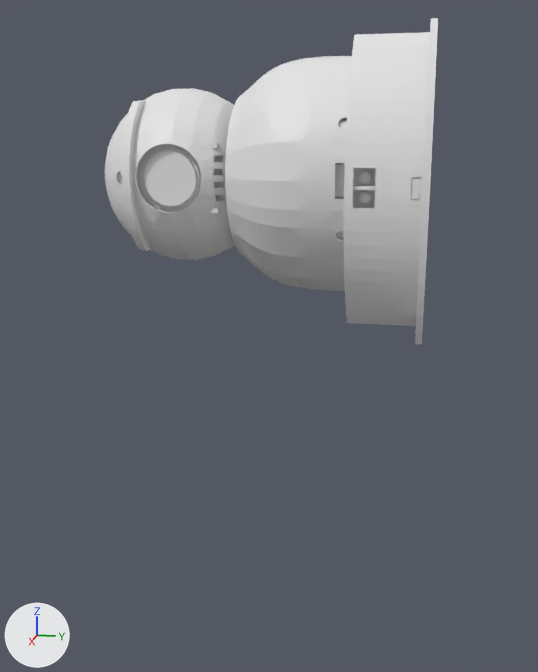
The glTF model site/assets/wisp.gltf as it was, and as the next commit left it.
Camera for both pictures: a camera (50 mm lens) standing at (508.0, -4.0, 16.0) and looking at (35.0, -98.0, -103.0). Arrows for +X, +Y and +Z are at lower left; the lights stay in place. The first picture is the older version. Where no turn or scale is listed for an object, it has been applied to the vertices.

Names of what the first picture shows: 'elec:dock_led_-1', 'elec:dock_led_1', 'elec:dock_mcu', 'elec:dock_usb', 'elec:lcd', 'part:chassis', 'part:dock', 'part:dome', 'part:face_frame', 'part:glow_ring', 'part:mantle' and 3 more.
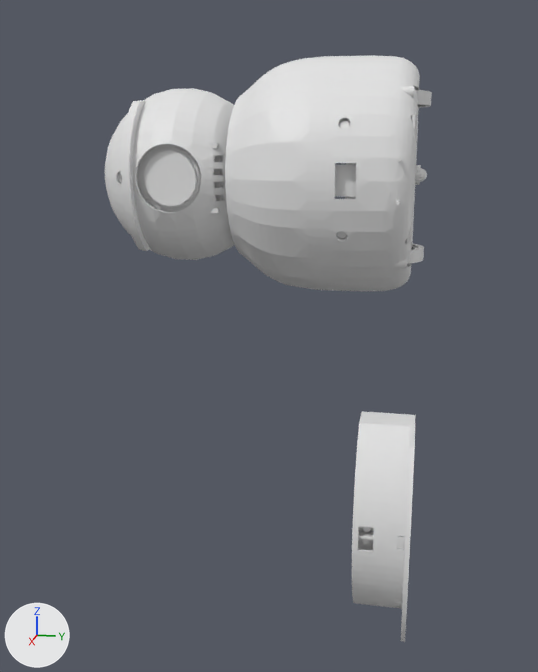
The edits, one by one:
Object 'part:dock' (ob_part_dock) moves from (70.0, 0.0, 0.0) to (-40.0, 0.0, -235.0).
Object 'elec:dock_mcu' (ob_elec_dock_mcu) moves from (70.0, 0.0, 0.0) to (-40.0, 0.0, -235.0).
Object 'elec:dock_led_1' (ob_elec_dock_led_1) moves from (70.0, 0.0, 0.0) to (-40.0, 0.0, -235.0).
Object 'elec:dock_led_-1' (ob_elec_dock_led__1) moves from (70.0, 0.0, 0.0) to (-40.0, 0.0, -235.0).
Object 'elec:dock_usb' (ob_elec_dock_usb) moves from (70.0, 0.0, 0.0) to (-40.0, 0.0, -235.0).

Boxes (x1, y1, x2, y2) around the edits, measured in the pictures (538 x 672 px):
'part:dock', moved: before (343, 18, 438, 344); after (352, 411, 416, 642)
'elec:dock_usb', moved: before (411, 178, 420, 199); after (398, 536, 404, 549)
'elec:dock_led_-1', moved: before (359, 192, 371, 203); after (362, 539, 370, 544)
'elec:dock_led_1', moved: before (360, 172, 371, 183); after (363, 527, 371, 532)
'elec:dock_mcu', moved (not visible afterwards): before (411, 177, 419, 200)
'part:chassis', unchanged, uncovered by the edit: before (324, 56, 352, 291); after (324, 56, 420, 291)
